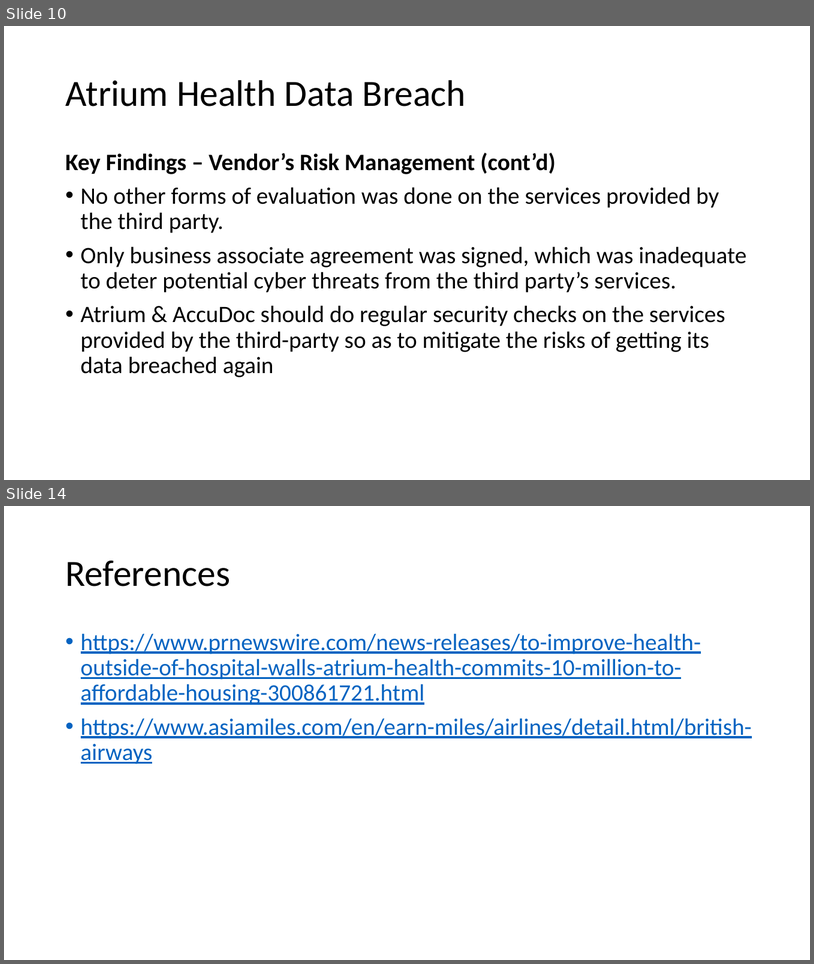
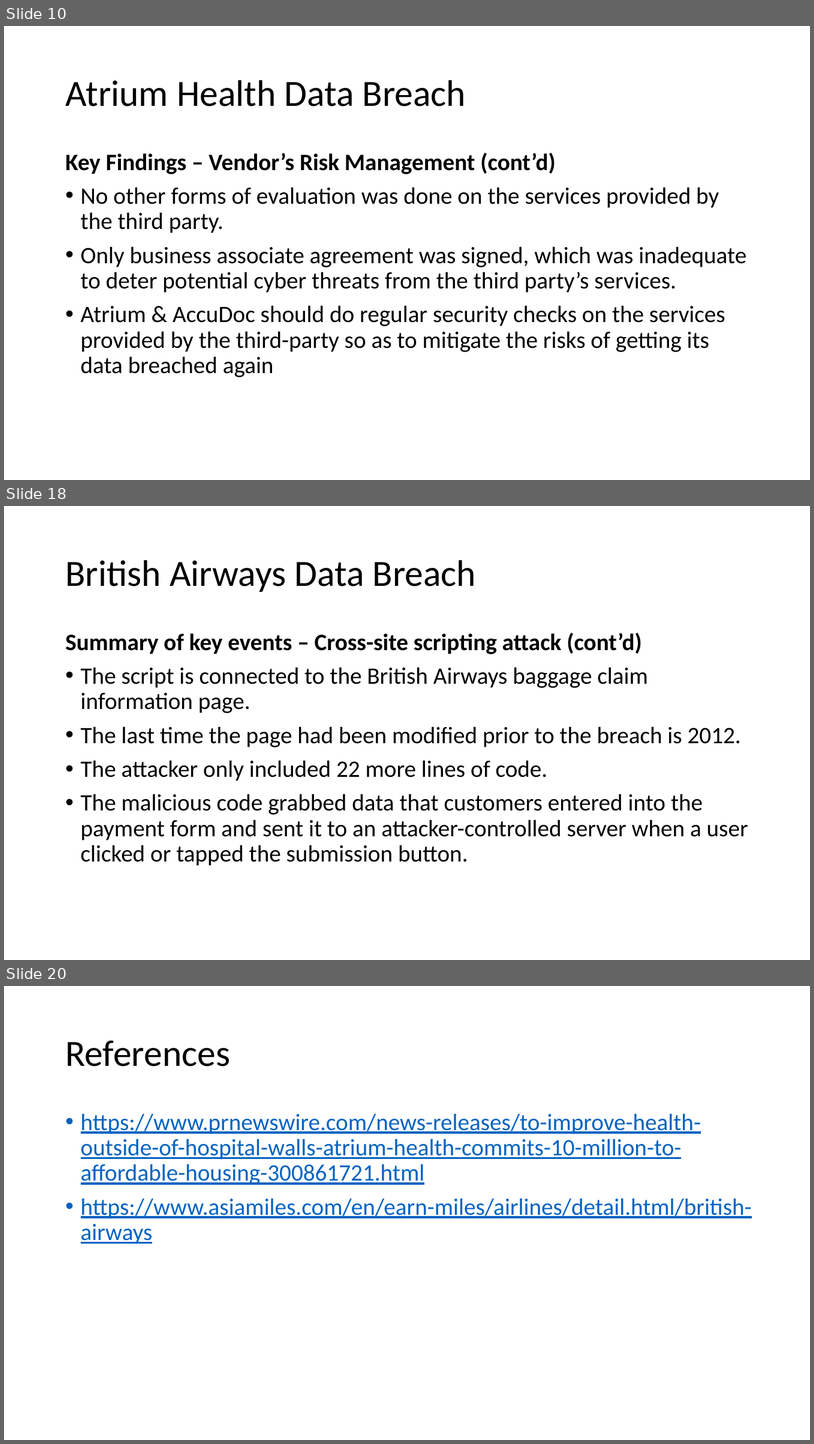
Before and after one commit to nicholasneo78/regression-analysis, a slide deck: CE4062-project.pptx. Shown one above the other, each under a label of ours: slides 10 and 14 before the commit, slides 10, 18 and 20 after it; the slides between them are not shown. The pictures are 814x964 and 814x1444 pixels, drawn with LibreOffice and Linux fonts; fonts in the diff are those of the drawing. Boxes give left, top, right and bottom in pixels: in the first picture for what was removed or moved away, otherwise in the second. Text is boxed around its words. In the diff, an @@ line names an element or a change of style, - is before the commit and + after.

```diff
--- a/CE4062-project.pptx
+++ b/CE4062-project.pptx
@@ slide 18 added at <box>4,506,810,960</box>, background #FFFFFF @@
@@ title added at <box>65,560,477,592</box>, 44 pt, text #000000 @@
+British Airways Data Breach
@@ text added at <box>65,633,749,865</box>, 28 pt, text #000000 @@
+Summary of key events – Cross-site scripting attack (cont’d)
+• The script is connected to the British Airways baggage claim information page.
+• The last time the page had been modified prior to the breach is 2012.
+• The attacker only included 22 more lines of code.
+• The malicious code grabbed data that customers entered into the payment form and sent it to an attacker-controlled server when a user clicked or tapped the submission button.
@@ what was slide 14 is now slide 20 @@
```
Also in this commit, not shown: 2 slides changed, 6 other slides added, 1 slide removed.
